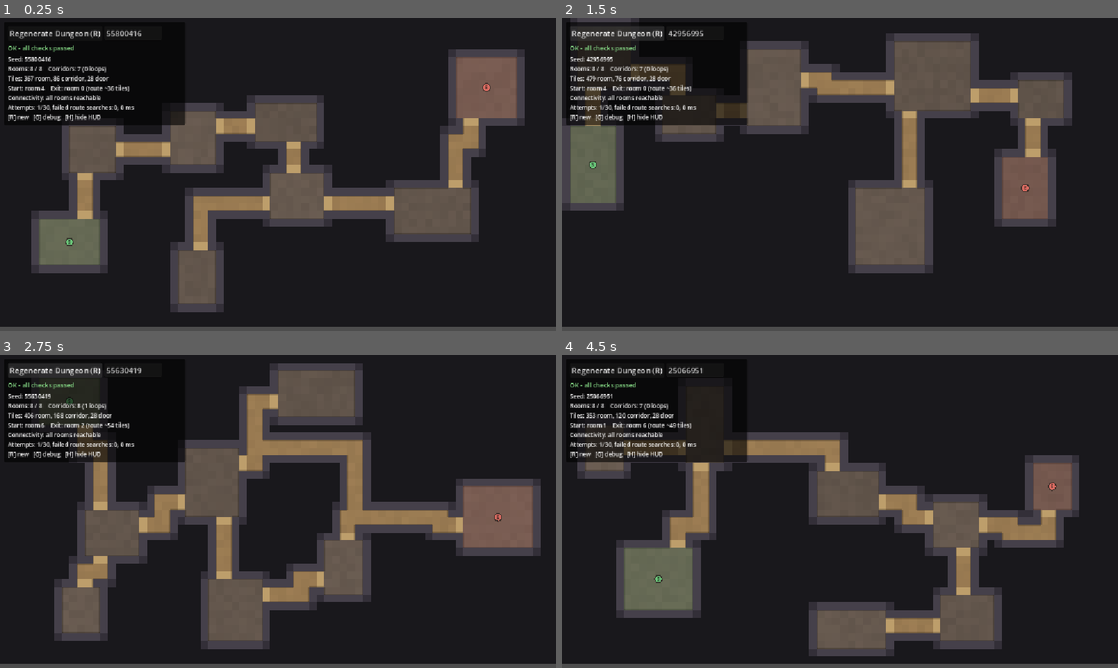
Above: before the commit, frames 1-4 (two rows, left to right).
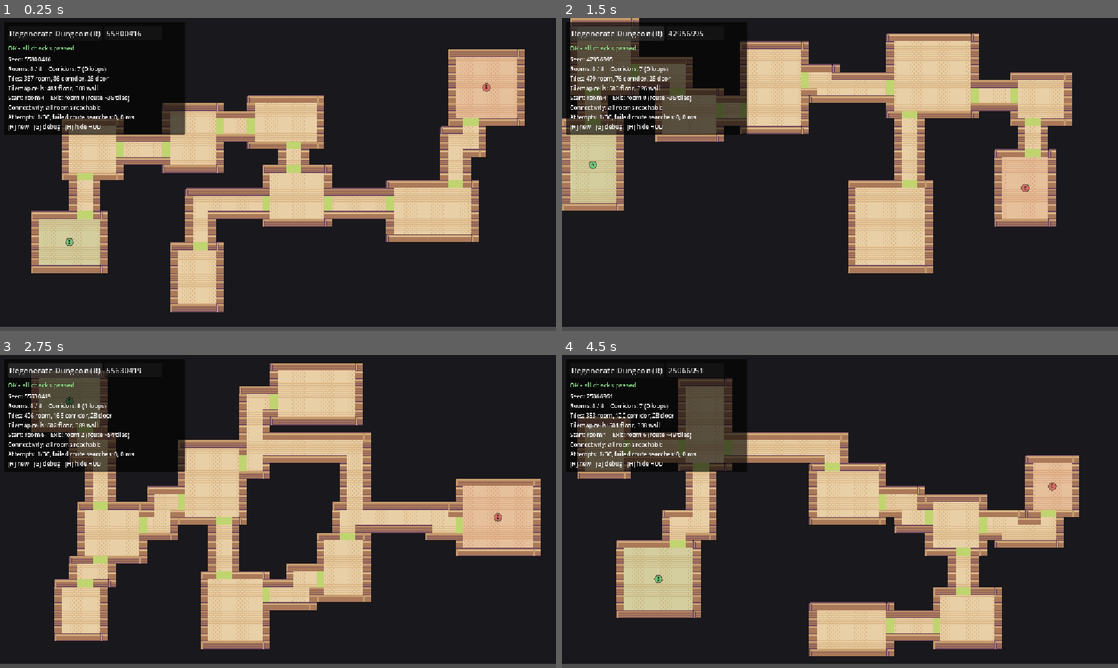
Above: after the commit, the same moments.

Repository: NyxOfNull/procedural-generator
Game: Godot game, scene res://Scenes/dungeon_generator.tscn
Same seed, same stepped clock (60 frames per second), same inputs: the game is played once before the commit and once after it.
Inputs (mouse positions are in pixels of both pictures, inside the frame that each line leads up to):
- Up to frame 1 (0.25 s): no input
- Up to frame 2 (1.5 s): click "Regenerate Dungeon (R)" at 0.5 s; click "Regenerate Dungeon (R)" at 1.25 s
- Up to frame 3 (2.75 s): click "Regenerate Dungeon (R)" at 2 s
- Up to frame 4 (4.5 s): tap Enter at 2.75, 4.25 s; move the mouse to (962, 495) at 2.77 s; tap G at 2.85, 3.6 s; click (962, 495) at 2.92 s; tap Space at 3.5 s; move the mouse to (728, 527) at 3.52 s; click (728, 527) at 3.67 s; move the mouse to (895, 442) at 4.27 s; tap R at 4.35 s; click (895, 442) at 4.42 s

The runs differ from the first frame. In frame 1, 28% of the frame differs, in the area x 1-95%, y 3-94%; in frame 2, 30%; in frame 3, 34%, in the area x 1-98%, y 2-94%; in frame 4, 29%.

Commit message:
replaced (added actually, it just isn't visible) _draw() with real placeholder tiles for testing

Diff:
--- a/Scenes/dungeon_generator.tscn
+++ b/Scenes/dungeon_generator.tscn
@@ -1,6 +1,13 @@
 [gd_scene format=3 uid="uid://deamfuovs1wyr"]
 
 [ext_resource type="Script" uid="uid://rbq77n74d874" path="res://Scripts/dungeon_generator.gd" id="1_x1wjd"]
+[ext_resource type="TileSet" uid="uid://dpds0uwbn78" path="res://Tilesets/dungeon_tileset.tres" id="2_mvshf"]
 
 [node name="DungeonGenerator" type="Node2D" unique_id=1014127506]
 script = ExtResource("1_x1wjd")
+
+[node name="FloorLayer" type="TileMapLayer" parent="." unique_id=1287089869]
+tile_set = ExtResource("2_mvshf")
+
+[node name="WallLayer" type="TileMapLayer" parent="." unique_id=18622455]
+tile_set = ExtResource("2_mvshf")
--- a/Scripts/dungeon_generator.gd
+++ b/Scripts/dungeon_generator.gd
@@ -60,6 +60,30 @@
 @export_group("Debug")
 @export var show_hud: bool = true
 @export var show_debug_overlay: bool = false
+
+
+@export_group("Tile Layers")
+## Assign the FloorLayer / WallLayer nodes here. If left empty, the script looks
+## for direct children named "FloorLayer" and "WallLayer".
+@export var floor_layer: TileMapLayer
+@export var wall_layer: TileMapLayer
+
+@export_group("Floor tiles (you must fill these in)")
+## Source ID of the atlas inside the FloorLayer's TileSet. -1 = not configured.
+@export var floor_source_id: int = 0
+## Atlas coordinates of the tiles to use. Several entries = random variation per tile.
+@export var room_floor_tiles: Array[Vector2i] = [Vector2i(1,1)]
+@export var corridor_floor_tiles: Array[Vector2i] = [Vector2i(1,1)]
+@export var door_floor_tiles: Array[Vector2i] = [Vector2i(7,1)]
+
+@export_group("Wall tiles (you must fill these in)")
+@export var wall_source_id: int = 0
+## Used for walls that touch a floor tile on a side (wall_grid == 2).
+@export var wall_face_tiles: Array[Vector2i] = [Vector2i(1,0)]
+## Used for diagonal-only walls (wall_grid == 1). If empty, wall_face_tiles is used.
+@export var wall_corner_tiles: Array[Vector2i] = [Vector2i(3,0)]
+## ON = pick walls by neighbour layout using the two tables below.
+@export var use_wall_variants: bool = false
 
 # ------------------------------------------------------------------
 # Visual style
@@ -119,6 +143,21 @@
 const DIRS: Array[Vector2i] = [Vector2i(1, 0), Vector2i(0, 1), Vector2i(-1, 0), Vector2i(0, -1)]
 const TURNS: Array[int] = [0, 1, 3]
 
+
+const UNSET_TILE := Vector2i(-1, -1)
+
+# Optional wall variants. Filled IN CODE (not the Inspector) so unfilled entries are
+# truly "missing" rather than defaulting to atlas (0, 0). Keys/bits are described in
+# the section "Wall variants" of the explanation. Example entry: 1: Vector2i(3, 0),
+var wall_variant_by_mask: Dictionary = {
+}
+var wall_variant_by_diagonal: Dictionary = {
+}
+
+var _overlay: Node2D
+var stat_floor_cells: int = 0
+var stat_wall_cells: int = 0
+
 # ==================================================================
 # DATA TYPES
 # ==================================================================
@@ -240,7 +279,10 @@
 # ==================================================================
 
 func _ready() -> void:
+	_resolve_layers()
+	_create_overlay()
 	_create_hud()
+
 	var first_seed := fixed_seed if use_fixed_seed else _random_seed()
 	generate_dungeon(first_seed)
 
@@ -261,7 +303,7 @@
 			generate_new_random_dungeon()
 		KEY_G:
 			show_debug_overlay = not show_debug_overlay
-			queue_redraw()
+			_request_redraw()
 		KEY_H:
 			if hud != null:
 				hud.visible = not hud.visible
@@ -430,11 +472,12 @@
 	_compute_walls()
 	_assign_roles()
 	_validate_layout()
+	_render_tilemaps()
 	_finalize_status(complete, pruned)
 
 	stat_ms = Time.get_ticks_msec() - t_start
 	_count_tiles()
-	queue_redraw()
+	_request_redraw()
 	_update_hud()
 	_print_report()
 	dungeon_generated.emit(generation_ok, current_seed)
@@ -1597,6 +1640,7 @@
 	lines.append("Seed: %d" % current_seed)
 	lines.append("Rooms: %d / %d    Corridors: %d (%d loops)" % [rooms.size(), room_count, connections.size(), extras])
 	lines.append("Tiles: %d room, %d corridor, %d door" % [stat_room_tiles, stat_corridor_tiles, stat_door_tiles])
+	lines.append("Tilemap cells: %d floor, %d wall" % [stat_floor_cells, stat_wall_cells])
 	if start_room_id >= 0 and exit_room_id >= 0:
 		lines.append("Start: room %d    Exit: room %d (route ~%d tiles)" % [start_room_id, exit_room_id, int(start_exit_distance)])
 	lines.append("Connectivity: %s" % ("all rooms reachable" if all_rooms_connected else "BROKEN"))
@@ -1638,68 +1682,126 @@
 	for message in errors:
 		push_error("[Dungeon] " + message)
 
-# ==================================================================
-# DRAWING
+## ==================================================================
+## DRAWING
+## ==================================================================
+#
+#func _draw() -> void:
+	#draw_rect(Rect2(Vector2.ZERO, Vector2(dungeon_width, dungeon_height) * float(tile_size)), BACKGROUND_COLOR)
+	#if tiles.size() != dungeon_width * dungeon_height:
+		#return
+#
+	## Walls first.
+	#for y in range(dungeon_height):
+		#for x in range(dungeon_width):
+			#var wv := wall_grid[y * dungeon_width + x]
+			#if wv != 0:
+				#_draw_tile(x, y, WALL_FACE_COLOR if wv == 2 else WALL_COLOR)
+#
+	## Floors with subtle per-tile and per-room variation, plus edge shading.
+	#for y in range(dungeon_height):
+		#for x in range(dungeon_width):
+			#var i := y * dungeon_width + x
+			#var t := tiles[i]
+			#if t == T_EMPTY:
+				#continue
+			#var noise := _cell_noise(Vector2i(x, y)) - 0.5
+			#var color: Color
+			#if t == T_ROOM:
+				#color = _shade(ROOM_COLOR, 1.0 + rooms[room_grid[i]].tone + noise * FLOOR_NOISE_STRENGTH)
+			#elif t == T_CORRIDOR:
+				#color = _shade(CORRIDOR_COLOR, 1.0 + noise * FLOOR_NOISE_STRENGTH * 0.75)
+			#else:
+				#color = DOOR_COLOR
+			#_draw_tile(x, y, color)
+			#_draw_floor_edges(x, y)
+#
+	#_draw_role_markers()
+	#if show_debug_overlay:
+		#_draw_debug_overlay()
+#
+#
+#func _draw_tile(x: int, y: int, color: Color) -> void:
+	#draw_rect(Rect2(x * tile_size, y * tile_size, tile_size, tile_size), color)
+#
+#
+## Thin dark strip on floor edges that touch a wall: gives depth and keeps
+## doorway jambs and corridor edges readable at 16 px.
+#func _draw_floor_edges(x: int, y: int) -> void:
+	#var ts := float(tile_size)
+	#var s := ts * 0.125
+	#var px := x * ts
+	#var py := y * ts
+	#if _is_wall_xy(x, y - 1):
+		#draw_rect(Rect2(px, py, ts, s), EDGE_SHADE_COLOR)
+	#if _is_wall_xy(x, y + 1):
+		#draw_rect(Rect2(px, py + ts - s, ts, s), EDGE_SHADE_COLOR)
+	#if _is_wall_xy(x - 1, y):
+		#draw_rect(Rect2(px, py, s, ts), EDGE_SHADE_COLOR)
+	#if _is_wall_xy(x + 1, y):
+		#draw_rect(Rect2(px + ts - s, py, s, ts), EDGE_SHADE_COLOR)
+#
+#
+#func _shade(color: Color, factor: float) -> Color:
+	#return Color(color.r * factor, color.g * factor, color.b * factor)
+#
+#
+## Deterministic 0..1 noise per tile (depends on the seed, so a seed always looks the same).
+#func _cell_noise(cell: Vector2i) -> float:
+	#var h: int = (cell.x * 73856093) ^ (cell.y * 19349663) ^ (current_seed * 83492791)
+	#h = (h ^ (h >> 13)) * 1274126177
+	#return float(h & 1023) / 1023.0
+#
+#
+#func _draw_role_markers() -> void:
+	#var font := ThemeDB.fallback_font
+	#var ts := float(tile_size)
+	#for room in rooms:
+		#if room.role == ROLE_NORMAL:
+			#continue
+		#var is_start := room.role == ROLE_START
+		#var color := START_COLOR if is_start else EXIT_COLOR
+		#var rect_px := Rect2(Vector2(room.rect.position) * ts, Vector2(room.rect.size) * ts)
+		#draw_rect(rect_px, Color(color.r, color.g, color.b, 0.16))
+		#var center := rect_px.get_center()
+		#draw_circle(center, ts * 0.55, Color(0, 0, 0, 0.45))
+		#draw_circle(center, ts * 0.42, color)
+		#draw_string(font, center + Vector2(-ts * 0.5, ts * 0.2), "S" if is_start else "E",
+			#HORIZONTAL_ALIGNMENT_CENTER, ts, int(ts * 0.6), Color(0.08, 0.08, 0.08))
+#
+#
+#func _draw_debug_overlay() -> void:
+	#var font := ThemeDB.fallback_font
+	#var ts := float(tile_size)
+	#var half := corridor_width * 0.5
+	#for conn in connections:
+		#if conn.anchors.size() < 2:
+			#continue
+		#var points := PackedVector2Array()
+		#for anchor in conn.anchors:
+			#points.append((Vector2(anchor) + Vector2(half, half)) * ts)
+		#draw_polyline(points, EXTRA_LINE_COLOR if conn.is_extra else TREE_LINE_COLOR, 2.0)
+	#for room in rooms:
+		#var p := Vector2(room.rect.position) * ts + Vector2(3, 12)
+		#draw_string(font, p, str(room.id), HORIZONTAL_ALIGNMENT_LEFT, -1, 11, Color.WHITE)
+
+
+# ==================================================================
+# DRAWING (background on this node; markers/debug on the overlay above the tiles)
 # ==================================================================
 
 func _draw() -> void:
+	# Background only. Child nodes (FloorLayer, WallLayer, overlay) draw after this.
 	draw_rect(Rect2(Vector2.ZERO, Vector2(dungeon_width, dungeon_height) * float(tile_size)), BACKGROUND_COLOR)
+
+
+# Called by the overlay's `draw` signal, so the draw_* calls below target the overlay.
+func _draw_overlay() -> void:
 	if tiles.size() != dungeon_width * dungeon_height:
 		return
-
-	# Walls first.
-	for y in range(dungeon_height):
-		for x in range(dungeon_width):
-			var wv := wall_grid[y * dungeon_width + x]
-			if wv != 0:
-				_draw_tile(x, y, WALL_FACE_COLOR if wv == 2 else WALL_COLOR)
-
-	# Floors with subtle per-tile and per-room variation, plus edge shading.
-	for y in range(dungeon_height):
-		for x in range(dungeon_width):
-			var i := y * dungeon_width + x
-			var t := tiles[i]
-			if t == T_EMPTY:
-				continue
-			var noise := _cell_noise(Vector2i(x, y)) - 0.5
-			var color: Color
-			if t == T_ROOM:
-				color = _shade(ROOM_COLOR, 1.0 + rooms[room_grid[i]].tone + noise * FLOOR_NOISE_STRENGTH)
-			elif t == T_CORRIDOR:
-				color = _shade(CORRIDOR_COLOR, 1.0 + noise * FLOOR_NOISE_STRENGTH * 0.75)
-			else:
-				color = DOOR_COLOR
-			_draw_tile(x, y, color)
-			_draw_floor_edges(x, y)
-
 	_draw_role_markers()
 	if show_debug_overlay:
 		_draw_debug_overlay()
-
-
-func _draw_tile(x: int, y: int, color: Color) -> void:
-	draw_rect(Rect2(x * tile_size, y * tile_size, tile_size, tile_size), color)
-
-
-# Thin dark strip on floor edges that touch a wall: gives depth and keeps
-# doorway jambs and corridor edges readable at 16 px.
-func _draw_floor_edges(x: int, y: int) -> void:
-	var ts := float(tile_size)
-	var s := ts * 0.125
-	var px := x * ts
-	var py := y * ts
-	if _is_wall_xy(x, y - 1):
-		draw_rect(Rect2(px, py, ts, s), EDGE_SHADE_COLOR)
-	if _is_wall_xy(x, y + 1):
-		draw_rect(Rect2(px, py + ts - s, ts, s), EDGE_SHADE_COLOR)
-	if _is_wall_xy(x - 1, y):
-		draw_rect(Rect2(px, py, s, ts), EDGE_SHADE_COLOR)
-	if _is_wall_xy(x + 1, y):
-		draw_rect(Rect2(px + ts - s, py, s, ts), EDGE_SHADE_COLOR)
-
-
-func _shade(color: Color, factor: float) -> Color:
-	return Color(color.r * factor, color.g * factor, color.b * factor)
 
 
 # Deterministic 0..1 noise per tile (depends on the seed, so a seed always looks the same).
@@ -1718,11 +1820,11 @@
 		var is_start := room.role == ROLE_START
 		var color := START_COLOR if is_start else EXIT_COLOR
 		var rect_px := Rect2(Vector2(room.rect.position) * ts, Vector2(room.rect.size) * ts)
-		draw_rect(rect_px, Color(color.r, color.g, color.b, 0.16))
+		_overlay.draw_rect(rect_px, Color(color.r, color.g, color.b, 0.16))
 		var center := rect_px.get_center()
-		draw_circle(center, ts * 0.55, Color(0, 0, 0, 0.45))
-		draw_circle(center, ts * 0.42, color)
-		draw_string(font, center + Vector2(-ts * 0.5, ts * 0.2), "S" if is_start else "E",
+		_overlay.draw_circle(center, ts * 0.55, Color(0, 0, 0, 0.45))
+		_overlay.draw_circle(center, ts * 0.42, color)
+		_overlay.draw_string(font, center + Vector2(-ts * 0.5, ts * 0.2), "S" if is_start else "E",
 			HORIZONTAL_ALIGNMENT_CENTER, ts, int(ts * 0.6), Color(0.08, 0.08, 0.08))
 
 
@@ -1736,7 +1838,191 @@
 		var points := PackedVector2Array()
 		for anchor in conn.anchors:
 			points.append((Vector2(anchor) + Vector2(half, half)) * ts)
-		draw_polyline(points, EXTRA_LINE_COLOR if conn.is_extra else TREE_LINE_COLOR, 2.0)
+		_overlay.draw_polyline(points, EXTRA_LINE_COLOR if conn.is_extra else TREE_LINE_COLOR, 2.0)
 	for room in rooms:
 		var p := Vector2(room.rect.position) * ts + Vector2(3, 12)
-		draw_string(font, p, str(room.id), HORIZONTAL_ALIGNMENT_LEFT, -1, 11, Color.WHITE)
+		_overlay.draw_string(font, p, str(room.id), HORIZONTAL_ALIGNMENT_LEFT, -1, 11, Color.WHITE)
+
+
+# ==================================================================
+# TILEMAP RENDERING
+# ==================================================================
+
+func _resolve_layers() -> void:
+	if floor_layer == null:
+		floor_layer = get_node_or_null("FloorLayer") as TileMapLayer
+	if wall_layer == null:
+		wall_layer = get_node_or_null("WallLayer") as TileMapLayer
+	for layer in [floor_layer, wall_layer]:
+		if layer != null:
+			layer.position = Vector2.ZERO   # cell (x, y) must sit at pixel (x, y) * tile_size
+			layer.texture_filter = CanvasItem.TEXTURE_FILTER_NEAREST   # crisp pixel art
+	if floor_layer != null:
+		floor_layer.collision_enabled = false   # floors/doors/corridors never block
+
+
+func _create_overlay() -> void:
+	if _overlay != null:
+		return
+	_overlay = Node2D.new()
+	_overlay.name = "DebugOverlay"
+	add_child(_overlay)   # added after the layers => drawn above them
+	_overlay.draw.connect(_draw_overlay)
+
+
+func _request_redraw() -> void:
+	queue_redraw()
+	if _overlay != null:
+		_overlay.queue_redraw()
+
+
+# Clears both layers and repopulates them from `tiles` / `wall_grid`.
+func _render_tilemaps() -> void:
+	stat_floor_cells = 0
+	stat_wall_cells = 0
+	_resolve_layers()
+	# Always clear whatever exists, so old dungeons never linger.
+	if floor_layer != null:
+		floor_layer.clear()
+	if wall_layer != null:
+		wall_layer.clear()
+	if floor_layer == null or wall_layer == null:
+		warnings.append("FloorLayer and/or WallLayer not assigned - nothing was rendered (see Tile Layers in the Inspector).")
+		return
+
+	var floor_ok := _check_layer(floor_layer, "FloorLayer")
+	var wall_ok := _check_layer(wall_layer, "WallLayer")
+
+	var room_t := _clean_tiles(floor_layer, floor_source_id, room_floor_tiles, "room_floor_tiles")
+	var corr_t := _clean_tiles(floor_layer, floor_source_id, corridor_floor_tiles, "corridor_floor_tiles")
+	var door_t := _clean_tiles(floor_layer, floor_source_id, door_floor_tiles, "door_floor_tiles")
+	var face_t := _clean_tiles(wall_layer, wall_source_id, wall_face_tiles, "wall_face_tiles")
+	var corner_t := _clean_tiles(wall_layer, wall_source_id, wall_corner_tiles, "wall_corner_tiles")
+	var by_mask := _clean_tile_table(wall_layer, wall_source_id, wall_variant_by_mask, "wall_variant_by_mask")
+	var by_diag := _clean_tile_table(wall_layer, wall_source_id, wall_variant_by_diagonal, "wall_variant_by_diagonal")
+
+	var placed_floor := 0
+	var placed_wall := 0
+	var skipped_floor := 0
+	var skipped_wall := 0
+
+	for y in range(dungeon_height):
+		for x in range(dungeon_width):
+			var i := y * dungeon_width + x
+			var cell := Vector2i(x, y)
+			var t := tiles[i]
+			var level := wall_grid[i]
+
+			if t != T_EMPTY:
+				# Walkable. A wall here would block a doorway, so it is never placed.
+				if level != 0:
+					_add_error("Wall data overlaps walkable floor at (%d, %d)." % [x, y])
+				if not floor_ok:
+					continue
+				var list := room_t
+				if t == T_CORRIDOR:
+					list = corr_t
+				elif t == T_DOOR:
+					list = door_t
+				if list.is_empty():
+					skipped_floor += 1
+				else:
+					floor_layer.set_cell(cell, floor_source_id, list[_variant_index(cell, list.size())])
+					placed_floor += 1
+			elif level != 0 and wall_ok:
+				var pick := _pick_wall_tile(cell, level, face_t, corner_t, by_mask, by_diag)
+				if pick == UNSET_TILE:
+					skipped_wall += 1
+				else:
+					wall_layer.set_cell(cell, wall_source_id, pick)
+					placed_wall += 1
+
+	stat_floor_cells = floor_layer.get_used_cells().size()
+	stat_wall_cells = wall_layer.get_used_cells().size()
+	# If clearing ever failed, these counts would not match what we just placed.
+	if stat_floor_cells != placed_floor:
+		_add_error("FloorLayer holds %d cells but %d were placed." % [stat_floor_cells, placed_floor])
+	if stat_wall_cells != placed_wall:
+		_add_error("WallLayer holds %d cells but %d were placed." % [stat_wall_cells, placed_wall])
+	if skipped_floor > 0:
+		warnings.append("%d floor tile(s) not drawn: no valid tile configured for their type." % skipped_floor)
+	if skipped_wall > 0:
+		warnings.append("%d wall tile(s) not drawn: no valid wall tile configured." % skipped_wall)
+
+
+func _check_layer(layer: TileMapLayer, label: String) -> bool:
+	if layer.tile_set == null:
+		warnings.append("%s has no TileSet assigned." % label)
+		return false
+	if layer.tile_set.tile_size != Vector2i(tile_size, tile_size):
+		warnings.append("%s TileSet tile size is %s but tile_size is %d - tiles will not line up." % [label, layer.tile_set.tile_size, tile_size])
+	return true
+
+
+func _atlas_tile_exists(layer: TileMapLayer, source_id: int, coords: Vector2i) -> bool:
+	if layer == null or layer.tile_set == null:
+		return false
+	if not layer.tile_set.has_source(source_id):
+		return false
+	var source := layer.tile_set.get_source(source_id) as TileSetAtlasSource
+	return source != null and source.has_tile(coords)
+
+
+# Keeps only the entries that really exist in the TileSet (so set_cell never errors).
+func _clean_tiles(layer: TileMapLayer, source_id: int, list: Array[Vector2i], label: String) -> Array[Vector2i]:
+	var out: Array[Vector2i] = []
+	for coords in list:
+		if _atlas_tile_exists(layer, source_id, coords):
+			out.append(coords)
+		else:
+			warnings.append("%s: atlas tile %s does not exist in source %d." % [label, coords, source_id])
+	return out
+
+
+func _clean_tile_table(layer: TileMapLayer, source_id: int, table: Dictionary, label: String) -> Dictionary:
+	var out := {}
+	for key in table:
+		var coords: Vector2i = table[key]
+		if _atlas_tile_exists(layer, source_id, coords):
+			out[key] = coords
+		else:
+			warnings.append("%s[%s]: atlas tile %s does not exist in source %d." % [label, key, coords, source_id])
+	return out
+
+
+# Deterministic variant choice (depends on cell + seed, never touches `rng`).
+func _variant_index(cell: Vector2i, count: int) -> int:
+	return mini(int(_cell_noise(cell) * count), count - 1)
+
+
+# Chooses the atlas tile for a wall cell from its neighbours.
+func _pick_wall_tile(cell: Vector2i, level: int, face_t: Array[Vector2i], corner_t: Array[Vector2i],
+		by_mask: Dictionary, by_diag: Dictionary) -> Vector2i:
+	if use_wall_variants:
+		# Orthogonal bits: floor to the N=1, E=2, S=4, W=8 of this wall tile.
+		var ortho := 0
+		if _tile_at(cell.x, cell.y - 1) != T_EMPTY: ortho |= 1
+		if _tile_at(cell.x + 1, cell.y) != T_EMPTY: ortho |= 2
+		if _tile_at(cell.x, cell.y + 1) != T_EMPTY: ortho |= 4
+		if _tile_at(cell.x - 1, cell.y) != T_EMPTY: ortho |= 8
+		if ortho != 0:
+			if by_mask.has(ortho):
+				var v: Vector2i = by_mask[ortho]
+				return v
+		else:
+			# Diagonal-only wall: floor to the NE=1, SE=2, SW=4, NW=8.
+			var diag := 0
+			if _tile_at(cell.x + 1, cell.y - 1) != T_EMPTY: diag |= 1
+			if _tile_at(cell.x + 1, cell.y + 1) != T_EMPTY: diag |= 2
+			if _tile_at(cell.x - 1, cell.y + 1) != T_EMPTY: diag |= 4
+			if _tile_at(cell.x - 1, cell.y - 1) != T_EMPTY: diag |= 8
+			if by_diag.has(diag):
+				var v2: Vector2i = by_diag[diag]
+				return v2
+
+	var generic: Array[Vector2i] = face_t if level == 2 else corner_t
+	if generic.is_empty():
+		generic = face_t
+	if generic.is_empty():
+		return UNSET_TILE
+	return generic[_variant_index(cell, generic.size())]
--- /dev/null
+++ b/Tilesets/dungeon_tileset.tres
@@ -0,0 +1,225 @@
+[gd_resource type="TileSet" format=3 uid="uid://dpds0uwbn78"]
+
+[ext_resource type="Texture2D" uid="uid://c826025pe4nv6" path="res://Assets/Tilesets/dungeon_tileset1.png" id="1_8s0j3"]
+[ext_resource type="Texture2D" uid="uid://d1bfcfj5d5wbu" path="res://Assets/Tilesets/dungeon_tileset.png" id="2_a3sqe"]
+[ext_resource type="Texture2D" uid="uid://d3vp38c2i8p5r" path="res://Assets/Tilesets/Hills.png" id="3_dpse1"]
+
+[sub_resource type="TileSetAtlasSource" id="TileSetAtlasSource_2vkw7"]
+texture = ExtResource("1_8s0j3")
+0:0/0 = 0
+0:1/0 = 0
+0:2/0 = 0
+1:0/0 = 0
+1:1/0 = 0
+1:2/0 = 0
+2:0/0 = 0
+2:1/0 = 0
+2:2/0 = 0
+3:0/0 = 0
+3:1/0 = 0
+3:2/0 = 0
+4:0/0 = 0
+4:1/0 = 0
+5:0/0 = 0
+5:1/0 = 0
+5:2/0 = 0
+5:3/0 = 0
+6:0/0 = 0
+6:1/0 = 0
+6:2/0 = 0
+6:3/0 = 0
+6:5/0 = 0
+6:6/0 = 0
+6:7/0 = 0
+6:8/0 = 0
+7:0/0 = 0
+7:1/0 = 0
+7:2/0 = 0
+7:3/0 = 0
+7:5/0 = 0
+7:6/0 = 0
+7:7/0 = 0
+7:8/0 = 0
+8:0/0 = 0
+8:1/0 = 0
+8:2/0 = 0
+8:3/0 = 0
+8:5/0 = 0
+8:6/0 = 0
+8:7/0 = 0
+8:8/0 = 0
+9:0/0 = 0
+9:1/0 = 0
+9:2/0 = 0
+9:3/0 = 0
+9:5/0 = 0
+9:6/0 = 0
+9:7/0 = 0
+9:8/0 = 0
+10:0/0 = 0
+10:1/0 = 0
+10:2/0 = 0
+10:3/0 = 0
+10:4/0 = 0
+10:5/0 = 0
+10:6/0 = 0
+10:7/0 = 0
+10:8/0 = 0
+11:0/0 = 0
+11:1/0 = 0
+11:2/0 = 0
+11:3/0 = 0
+11:4/0 = 0
+11:5/0 = 0
+11:6/0 = 0
+11:7/0 = 0
+11:8/0 = 0
+12:0/0 = 0
+12:1/0 = 0
+12:2/0 = 0
+12:3/0 = 0
+12:4/0 = 0
+12:5/0 = 0
+12:6/0 = 0
+12:8/0 = 0
+13:0/0 = 0
+13:1/0 = 0
+13:2/0 = 0
+13:3/0 = 0
+13:4/0 = 0
+13:5/0 = 0
+13:6/0 = 0
+13:8/0 = 0
+14:0/0 = 0
+14:1/0 = 0
+14:2/0 = 0
+14:3/0 = 0
+14:4/0 = 0
+14:5/0 = 0
+14:6/0 = 0
+15:0/0 = 0
+15:1/0 = 0
+15:2/0 = 0
+15:3/0 = 0
+15:4/0 = 0
+15:5/0 = 0
+15:6/0 = 0
+16:2/0 = 0
+16:3/0 = 0
+16:4/0 = 0
+16:5/0 = 0
+16:6/0 = 0
+
+[sub_resource type="TileSetAtlasSource" id="TileSetAtlasSource_lxcwu"]
+texture = ExtResource("2_a3sqe")
+0:0/0 = 0
+0:1/0 = 0
+0:2/0 = 0
+1:0/0 = 0
+1:1/0 = 0
+1:2/0 = 0
+2:0/0 = 0
+2:1/0 = 0
+2:2/0 = 0
+3:0/0 = 0
+3:1/0 = 0
+3:2/0 = 0
+4:0/0 = 0
+4:1/0 = 0
+5:0/0 = 0
+5:1/0 = 0
+5:2/0 = 0
+5:3/0 = 0
+
+[sub_resource type="TileSetAtlasSource" id="TileSetAtlasSource_oh638"]
+texture = ExtResource("3_dpse1")
+0:0/0 = 0
+1:0/0 = 0
+2:0/0 = 0
+3:0/0 = 0
+4:0/0 = 0
+5:0/0 = 0
+6:0/0 = 0
+7:0/0 = 0
+8:0/0 = 0
+9:0/0 = 0
+0:1/0 = 0
+1:1/0 = 0
+2:1/0 = 0
+3:1/0 = 0
+4:1/0 = 0
+5:1/0 = 0
+6:1/0 = 0
+7:1/0 = 0
+8:1/0 = 0
+9:1/0 = 0
+0:2/0 = 0
+1:2/0 = 0
+2:2/0 = 0
+3:2/0 = 0
+4:2/0 = 0
+5:2/0 = 0
+6:2/0 = 0
+7:2/0 = 0
+8:2/0 = 0
+9:2/0 = 0
+10:2/0 = 0
+0:3/0 = 0
+1:3/0 = 0
+2:3/0 = 0
+3:3/0 = 0
+4:3/0 = 0
+5:3/0 = 0
+6:3/0 = 0
+7:3/0 = 0
+8:3/0 = 0
+9:3/0 = 0
+10:3/0 = 0
+4:4/0 = 0
+5:4/0 = 0
+6:4/0 = 0
+7:4/0 = 0
+8:4/0 = 0
+9:4/0 = 0
+10:4/0 = 0
+0:5/0 = 0
+1:5/0 = 0
+2:5/0 = 0
+3:5/0 = 0
+4:5/0 = 0
+5:5/0 = 0
+6:5/0 = 0
+7:5/0 = 0
+8:5/0 = 0
+9:5/0 = 0
+10:5/0 = 0
+0:6/0 = 0
+1:6/0 = 0
+2:6/0 = 0
+3:6/0 = 0
+4:6/0 = 0
+5:6/0 = 0
+6:6/0 = 0
+7:6/0 = 0
+8:6/0 = 0
+9:6/0 = 0
+10:6/0 = 0
+0:7/0 = 0
+1:7/0 = 0
+2:7/0 = 0
+3:7/0 = 0
+4:7/0 = 0
+5:7/0 = 0
+0:8/0 = 0
+1:8/0 = 0
+2:8/0 = 0
+3:8/0 = 0
+4:8/0 = 0
+5:8/0 = 0
+6:8/0 = 0
+7:8/0 = 0
+
+[resource]
+sources/5 = SubResource("TileSetAtlasSource_oh638")
+sources/1 = SubResource("TileSetAtlasSource_lxcwu")
+sources/0 = SubResource("TileSetAtlasSource_2vkw7")
--- a/project.godot
+++ b/project.godot
@@ -26,6 +26,7 @@
 
 [rendering]
 
+textures/canvas_textures/default_texture_filter=0
 rendering_device/driver.windows="d3d12"
 renderer/rendering_method="gl_compatibility"
 renderer/rendering_method.mobile="gl_compatibility"
Binary file added: Assets/Tilesets/Bitmask references 1.png
Not shown, added: Assets/Tilesets/Bitmask references 1.png.import
Binary file added: Assets/Tilesets/Bitmask references 2.png
Not shown, added: Assets/Tilesets/Bitmask references 2.png.import
Binary file added: Assets/Tilesets/Bitmask references gif.gif
Binary file added: Assets/Tilesets/Doors.png
Not shown, added: Assets/Tilesets/Doors.png.import
Binary file added: Assets/Tilesets/Fences.png
Not shown, added: Assets/Tilesets/Fences.png.import
Binary file added: Assets/Tilesets/Grass.png
Not shown, added: Assets/Tilesets/Grass.png.import
Binary file added: Assets/Tilesets/Hills.png
(and 23 more such lines)
